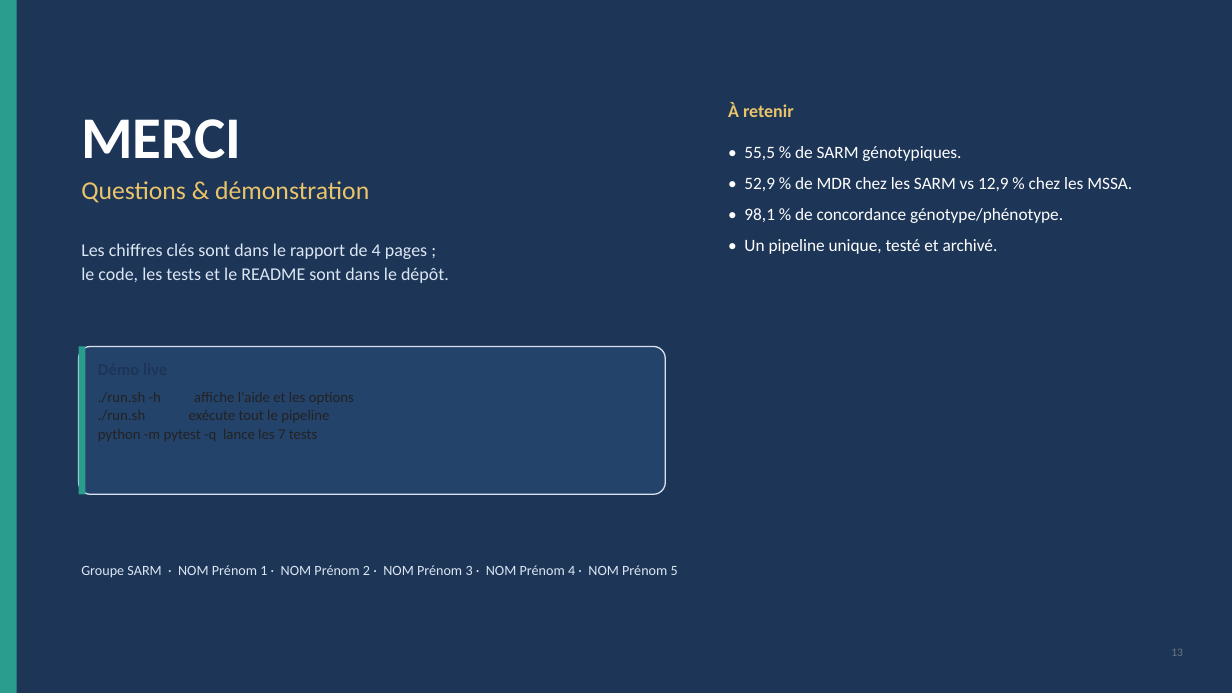
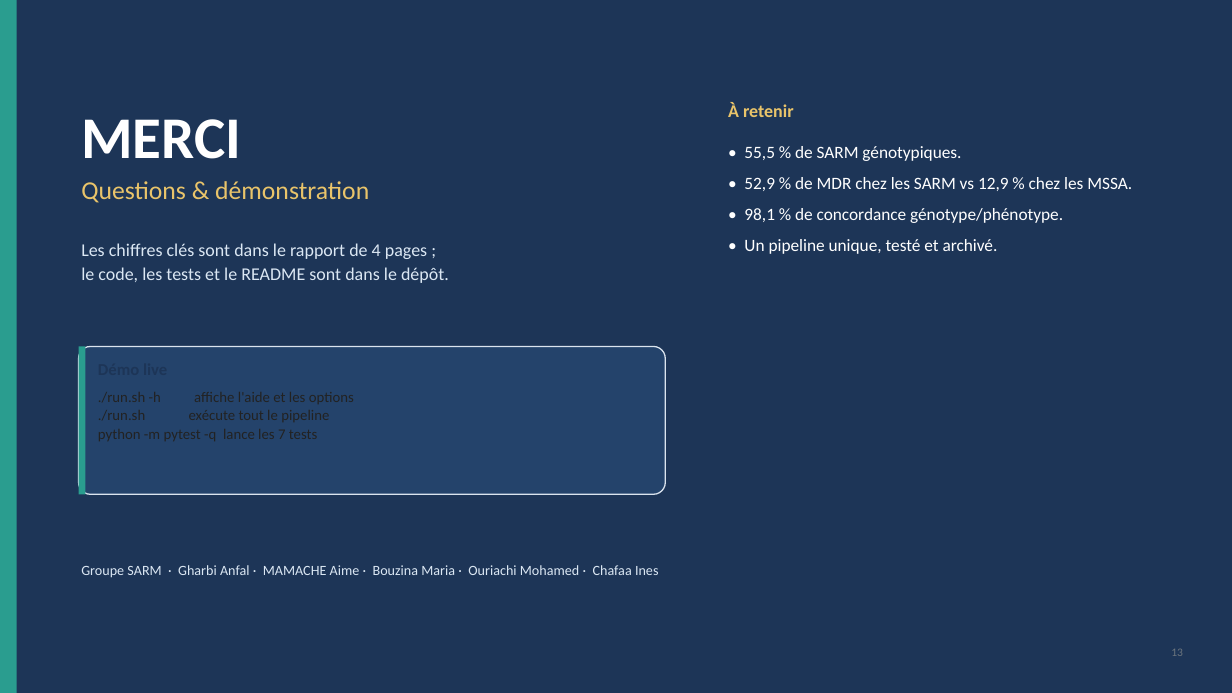
Before and after one commit to aimenmdz21/Projet_Maladie_SARM, a slide deck: slide 13 of presentation/presentation.pptx. Drawn at 1232x693 pixels with LibreOffice and Linux fonts; fonts in the diff are those of the drawing. Boxes give left, top, right and bottom in pixels: in the first picture for what was removed or moved away, otherwise in the second. Text is boxed around its words. In the diff, an @@ line names an element or a change of style, - is before the commit and + after.

```diff
--- a/presentation/presentation.pptx
+++ b/presentation/presentation.pptx
@@ text at [81, 565, 659, 578]: text changed @@
-Groupe SARM · NOM Prénom 1 · NOM Prénom 2 · NOM Prénom 3 · NOM Prénom 4 · NOM Prénom 5
+Groupe SARM · Gharbi Anfal · MAMACHE Aime · Bouzina Maria · Ouriachi Mohamed · Chafaa Ines
```
Also in this commit, not shown: 2 other slides changed, 19 other files.
